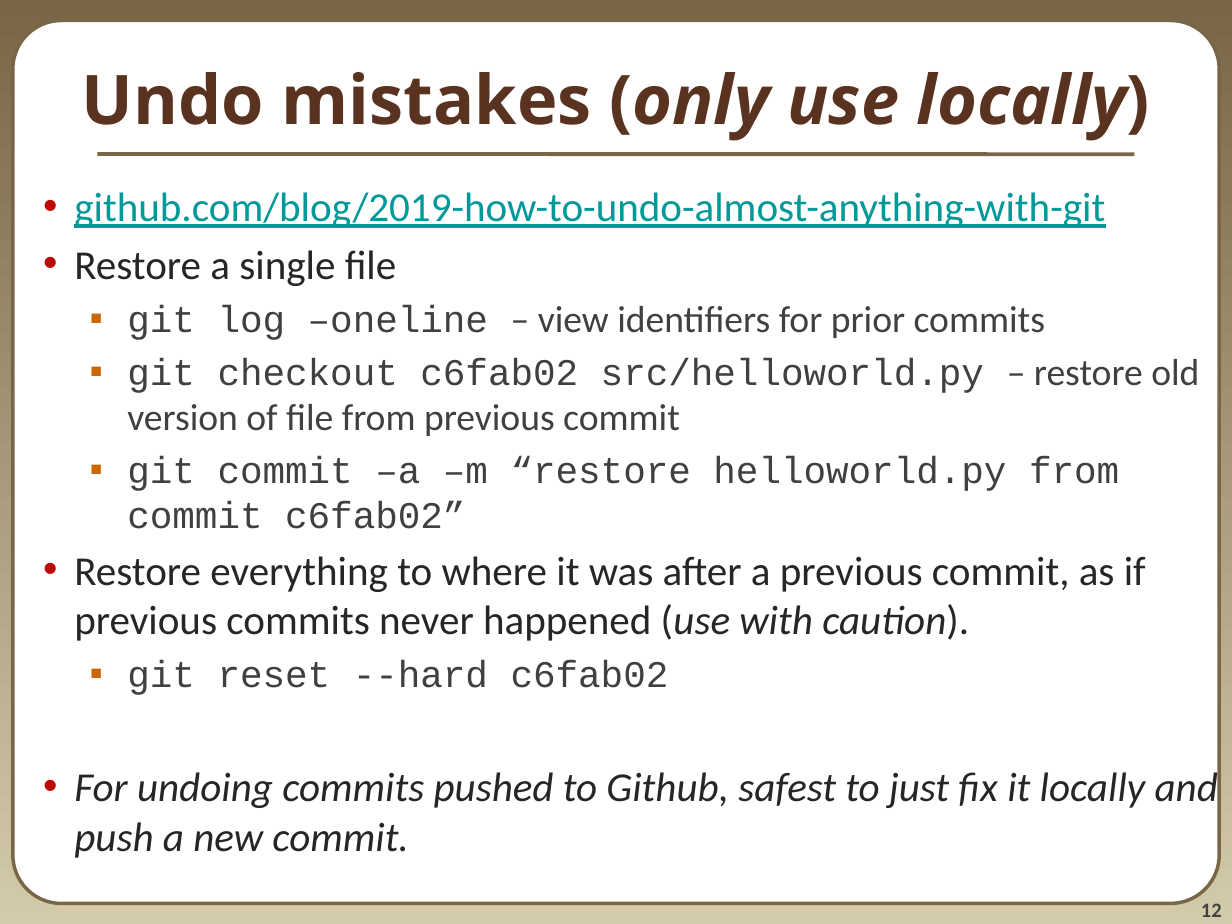
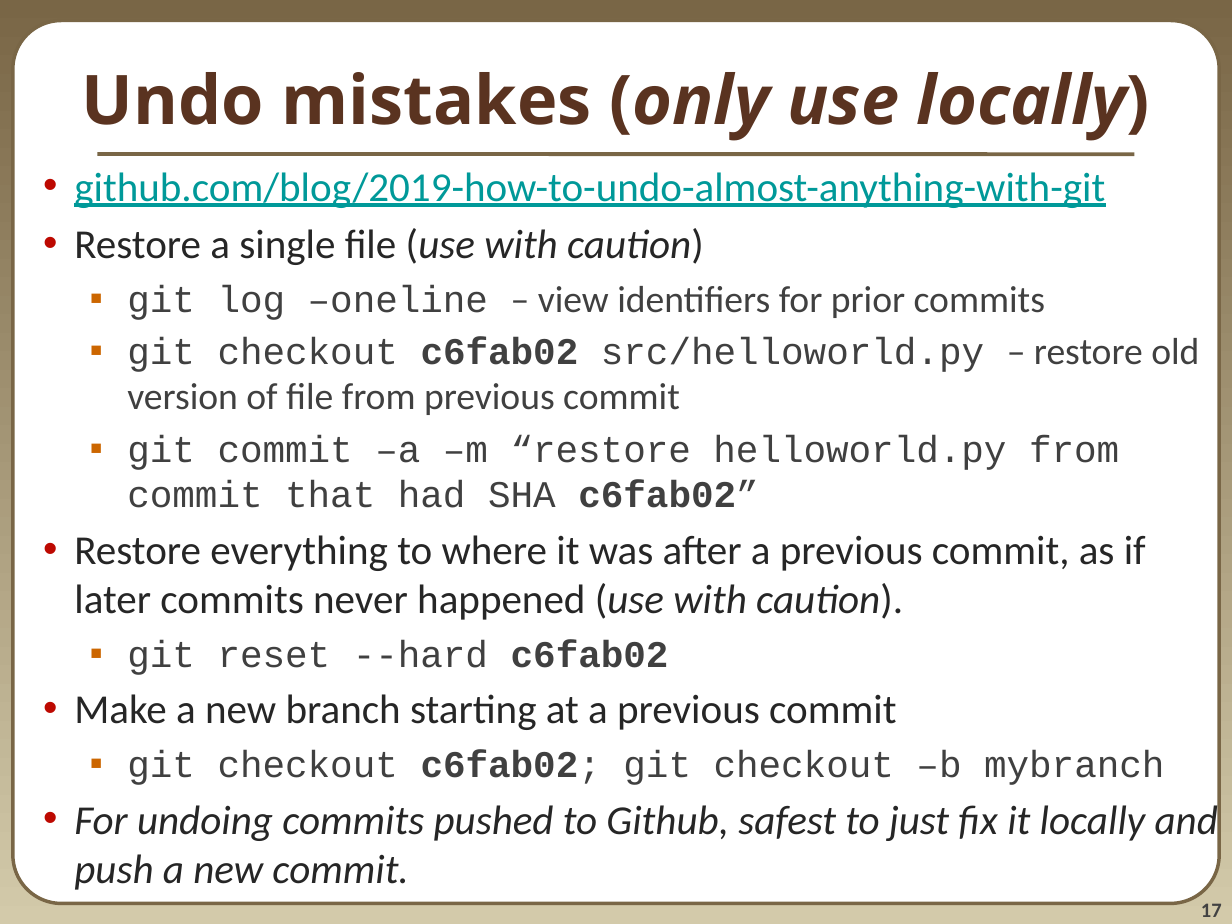
Before and after one commit to lahoffm/github_help, a slide deck: slide 17 of Github introduction Lukas.pptx (slide 12 before the commit). Drawn at 1232x924 pixels with LibreOffice and Linux fonts; fonts in the diff are those of the drawing. Boxes give left, top, right and bottom in pixels: in the first picture for what was removed or moved away, otherwise in the second. Text is boxed around its words. In the diff, an @@ line names an element or a change of style, - is before the commit and + after.

```diff
--- a/Github introduction Lukas.pptx
+++ b/Github introduction Lukas.pptx
@@ text "github.com/blog/2019-how-to-undo-almost-anything-with-git": place and size @@
-text "github.com/blog/2019-how-to-undo-almost-anything-with-git" at [74, 192, 1218, 812]
+text "github.com/blog/2019-how-to-undo-almost-anything-with-git" at [74, 172, 1218, 890]
@@ text at [74, 228, 704, 265]: text changed @@
-• Restore a single file
+• Restore a single file (use with caution)
@@ text at [127, 337, 1199, 675]: bold on in "c6fab02", "c6fab02" @@
@@ text at [74, 435, 1146, 620]: text changed @@
-  ▪ git commit –a –m “restore helloworld.py from commit c6fab02”
-• Restore everything to where it was after a previous commit, as if previous commits never happened (use with caution).
+  ▪ git commit –a –m “restore helloworld.py from commit that had SHA c6fab02”
+• Restore everything to where it was after a previous commit, as if later commits never happened (use with caution).
@@ text at [74, 694, 1164, 785]: paragraphs added @@
+• Make a new branch starting at a previous commit
+  ▪ git checkout c6fab02; git checkout –b mybranch
@@ page number at [1201, 903, 1222, 917]: text changed @@
-12
+17
```
Also in this commit, not shown: 11 other slides changed, 5 slides added, 2 slides removed, 2 other files.
